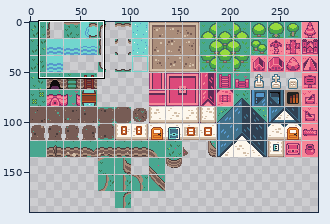
One commit to this sprite sheet: static/images/tilemap.png. Above: a wide view before the commit, with the close-up outlined.
Close-up. Old version:
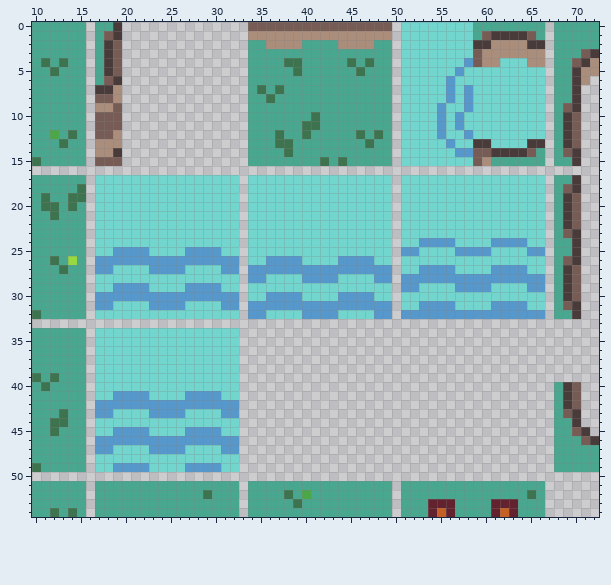
The file is 288x323 pixels. Shown: x 10..72, y 0..54. The wide view leaves out empty margins.
And afterwards:
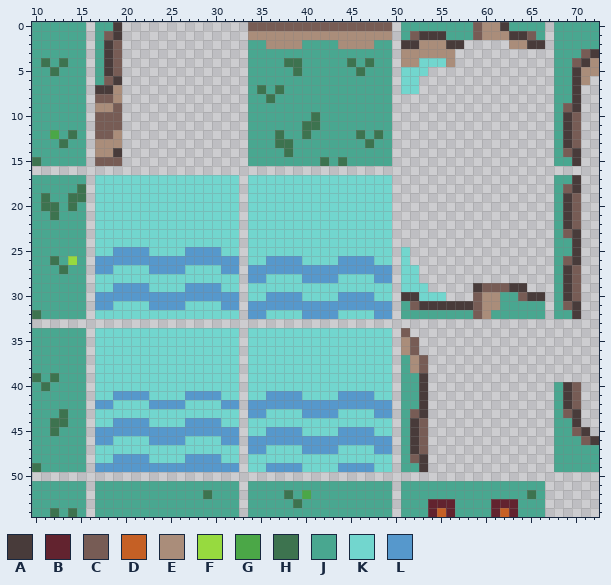
Palette (. is transparent): A #483b3a  B #62232f  C #775c55  D #c56025  E #aa8d7a  F #97da3f  G #4ba747  H #3d734f  J #49a790  K #72d6ce  L #5698cc
Commit message: add sprites for different angle waterfalls
What changed:
Changed rows in their new state; - is an unchanged pixel.
first column x 17:
 0 ----------------------------------JJJJJJJJCEEA----
 1 ----------------------------------JCAAAJJJCEEE----
 2 ----------------------------------AAEEEAA.....----
 3 ----------------------------------EEEEEE..........
 4 ----------------------------------EE---E..........
 5 -------------------------------------.............
 6 ------------------------------------..............
 7 ------------------------------------..............
 8 ----------------------------------................
 9 ----------------------------------................
10 ----------------------------------................
11 ----------------------------------................
12 ----------------------------------................
13 ----------------------------------................
14 ----------------------------------................
15 ----------------------------------................
17 ----------------------------------................
18 ----------------------------------................
19 ----------------------------------................
20 ----------------------------------................
21 ----------------------------------................
22 ----------------------------------................
23 ----------------------------------................
24 ----------------------------------................
25 ----------------------------------K...............
26 -----------------------------------...............
27 ------------------------------------..............
28 ----------------------------------KK..............
29 ----------------------------------KK-.....ACCCAA..
30 ----------------------------------AA---...CEEJJCAA
31 ----------------------------------JCAAAAAACEEJJJJJ
32 ----------------------------------JJJJJJJJCEJJJJJJ
34 -----------------KKKKKKKKKKKKKKKK-C---------------
35 -----------------KKKKKKKKKKKKKKKK-EC--------------
36 -----------------KKKKKKKKKKKKKKKK-EC--------------
37 -----------------KKKKKKKKKKKKKKKK-JEC-------------
38 -----------------KKKKKKKKKKKKKKKK-JEC-------------
39 -----------------KKKKKKKKKKKKKKKK-JJA-------------
40 -----------------KKKKKKKKKKKKKKKK-JJA-------------
41 -----------------KKLLLLKKKKLLLLKK-JJA-------------
42 --KKKK----KKKK---LLLLLLLLLLLLLLLL-JJA-------------
43 KK----KKKK----KK-LLKKKKLLLLKKKKLL-JCA-------------
44 --LLLL----LLLL---KKKKKKKKKKKKKKKK-JAC-------------
45 LL----LLLL----LL-KKLLLLKKKKLLLLKK-JAC-------------
46 --KKKK----KKKK---LLLLLLLLLLLLLLLL-JAC-------------
47 KK----KKKK----KK-LLKKKKLLLLKKKKLL-JAC-------------
48 --LLLL----LLLL---KKKKKKKKKKKKKKKK-JCA-------------
49 LL----LLLL----LL-KKLLLLKKKKLLLLKK-JJA-------------
Where, in picture pixels (left, top, right, bottom), the same in both close-ups:
changed: (95, 22, 545, 472)
